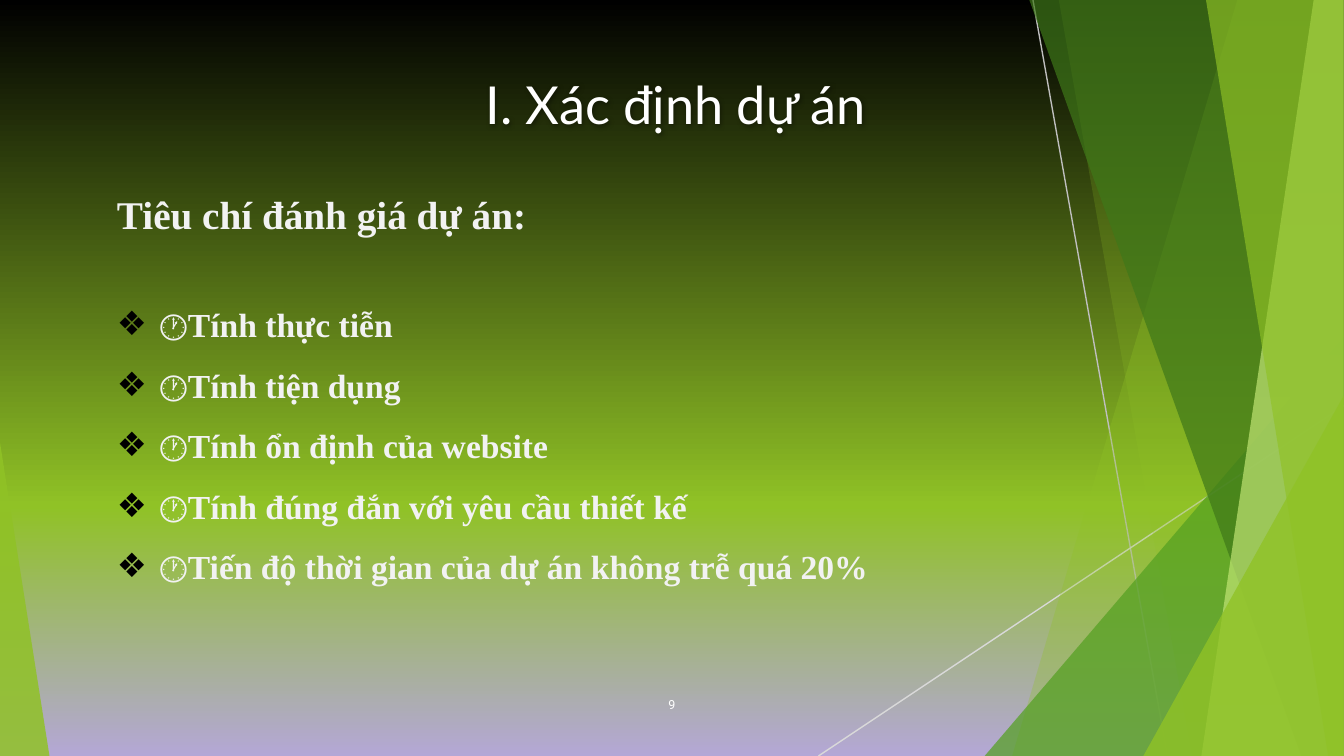
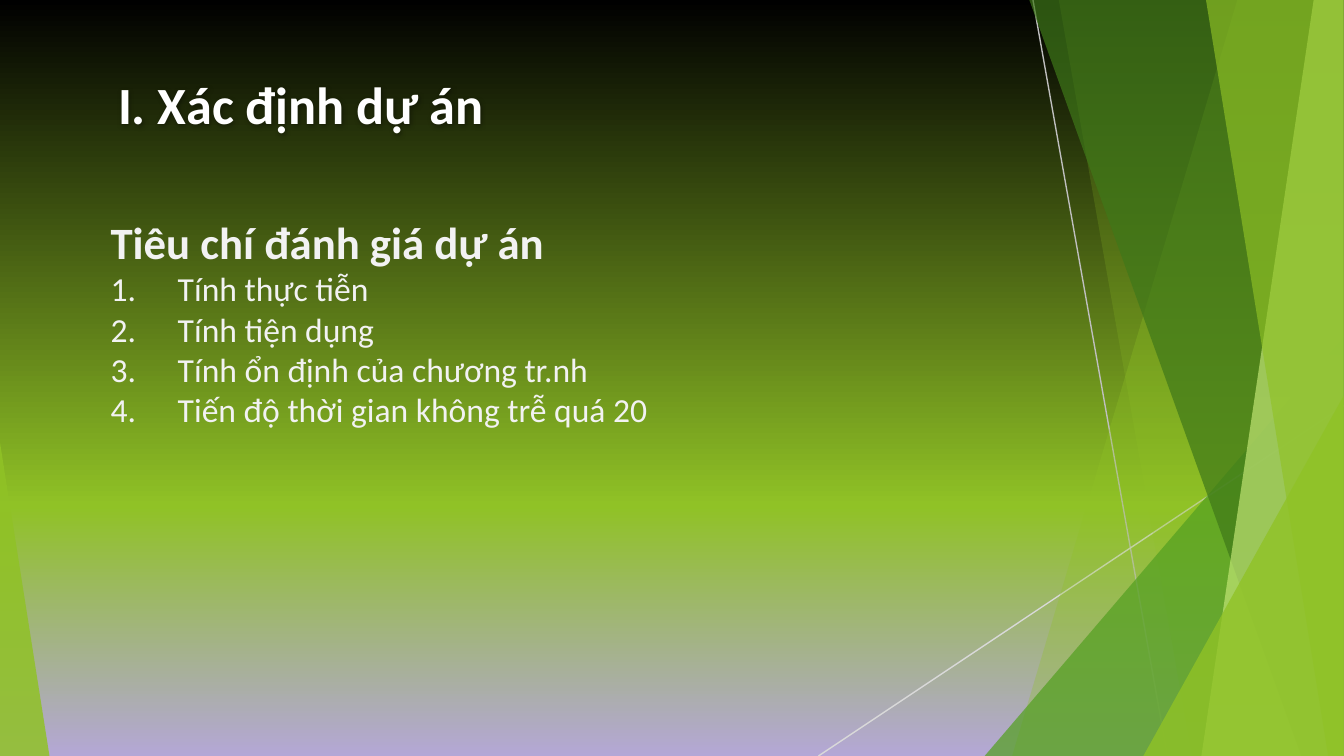
Before and after one commit to EdgarIgnite16/MSP-Project, a slide deck: slide 9 of Report/Nhom9_SingedShop_FinalUltimateVersion.pptx. Drawn at 1344x756 pixels with LibreOffice and Linux fonts; fonts in the diff are those of the drawing. Boxes give left, top, right and bottom in pixels: in the first picture for what was removed or moved away, otherwise in the second. Text is boxed around its words. In the diff, an @@ line names an element or a change of style, - is before the commit and + after.

```diff
--- a/Report/Nhom9_SingedShop_FinalUltimateVersion.pptx
+++ b/Report/Nhom9_SingedShop_FinalUltimateVersion.pptx
@@ text "I. Xác định dự án": place and size @@
-text "I. Xác định dự án" at [485,85,866,134]
+text "I. Xác định dự án" at [118,87,484,134]
@@ text "I. Xác định dự án" at [118,87,484,134]: font Lato to Calibri, bold on; alignment centre to left @@
@@ text at [111,227,647,428]: text changed; font Times New Roman to Calibri; bold off @@
-Tiêu chí đánh giá dự án:
-❖ 🕐Tính thực tiễn
-❖ 🕐Tính tiện dụng
-❖ 🕐Tính ổn định của website
-❖ 🕐Tính đúng đắn với yêu cầu thiết kế
-❖ 🕐Tiến độ thời gian của dự án không trễ quá 20%
+Tiêu chí đánh giá dự án
+1. Tính thực tiễn
+2. Tính tiện dụng
+3. Tính ổn định của chương tr.nh
+4. Tiến độ thời gian không trễ quá 20
@@ page number removed at [668,700,675,709] @@
-9
```
Also in this commit, not shown: 17 other slides changed, 1 slide added, 3 slides removed, 6 other files.
